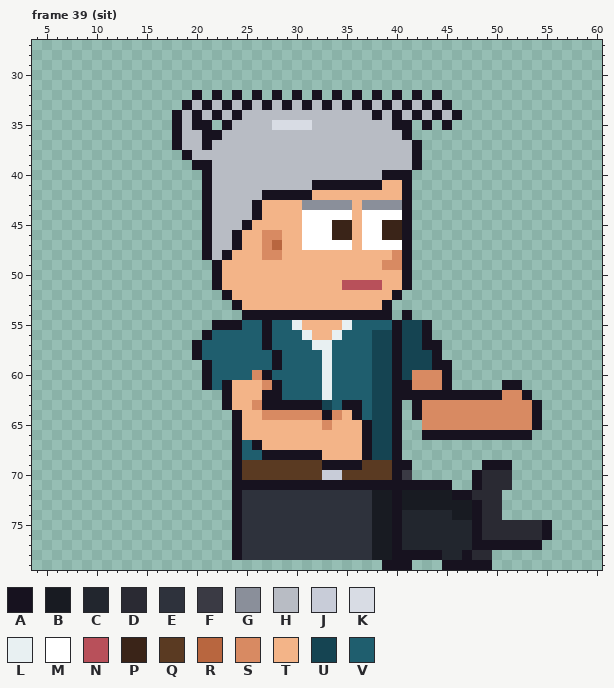
Pixel-art file -- sprites/expo/expo_tina_right_anim.aseprite. Above: the version before the commit.
64x80 pixels, 85 frames. Colours within 5 levels of each other are drawn and written as one. Shown: frame 39 (sit): x 4..60, y 27..79. The commit also changed other frames, which this record leaves out.
Visible layers, top first: "Hair", "Face", "Watch", "Near Arm", "Collar", "Belt", "Shirt", "Body", "Back Arm", "Pants", "Shoes".
Palette (. is transparent): A #17121f  B #181b22  C #22262e  D #2a2a33  E #2e323c  F #3a3a44  G #8a8f9a  H #b8bcc4  J #c8ccd8  K #d8dce4  L #e8f0f2  M #ffffff  N #b8505a  P #3a2418  Q #5a3a22  R #b8663f  S #d88a62  T #f3b488  U #154452  V #1f5e6e
Pixels before, frame 39 (sit) (only the part around the change), first column x 13:
27 ...........................................
28 ...........................................
29 ...........................................
30 ...........................................
31 ...........................................
32 .......A.A.A.A.A.A.A.A.A.A.A.A.A...........
33 ......AHAHAHAHAHAHAHAHAHAHAHAHAHA..........
34 .....AHAHAHAHHHHHHHHHHHHHAHAHAHAHA.........
35 .....AHAA.AHHHHKKKKHHHHHHHHAA.A.A..........
36 .....AHHAAHHHHHHHHHHHHHHHHHHA..............
37 .....AHHAHHHHHHHHHHHHHHHHHHHHA.............
38 ......AHHHHHHHHHHHHHHHHHHHHHHA.............
39 .......AAHHHHHHHHHHHHHHHHHHHHA.............
40 ........AHHHHHHHHHHHHHHHHHAAA..............
41 ........AHHHHHHHHHHAAAAAAATTA..............
42 ........AHHHHHAAAAATTTTTTTTTA..............
43 ........AHHHHATTTTGGGGGTGGGGA..............
44 ........AHHHHATTTTMMMMMTMMMMA..............
45 ........AHHHATTTTTMMMPPTMMPPA..............
46 ........AHHATTSSTTMMMPPTMMPPA..............
47 ........AHHATTSRTTMMMMMTMMMMA..............
48 ........AHATTTSSTTTTTTTTTTTSA..............
49 .........ATTTTTTTTTTTTTTTTSSA..............
50 .........ATTTTTTTTTTTTTTTTTTA..............
51 .........ATTTTTTTTTTTTNNNNTTA..............
52 ..........ATTTTTTTTTTTTTTTTA...............
53 ...........ATTTTTTTTTTTTTTA................
54 ............AAAAAAAAAAAAAAA.A..............
55 .........AAAVVAVVLTTTTLVVVVAUUA............
56 ........AVVVVVAVVVLTTLVVVUUAUUA............
57 .......AVVVVVVAVVVVLLVVVVUUAUUAA...........
58 .......AVVVVVVVAVVVVLVVVVUUAUUUA...........
59 ........AVVVVVVAVVVVLVVVVUUAUUUAA..........
60 ........AVVVVSAVVVVVLVVVVUUAUSSSA..........
61 ........AVATTTSAVVVVLVVVVUUAASSSA.....AA...
62 ..........ATTTAAVVVVLVVVVUUAAAAAAAAAAASSA..
63 ..........ATTSAAAAAAUVAAVUUA.ASSSSSSSSSSSA.
64 ...........ATTSSSSSSASTAVUUA.ASSSSSSSSSSSA.
65 ...........ATTTTTTTTSTTTAUUA..SSSSSSSSSSSA.
66 ...........ATTTTTTTTTTTTAUUA..AAAAAAAAAAA..
67 ...........AVATTTTTTTTTTAUUA...............
68 ...........AVVAAAAAATTTTAUUA...............
69 ...........AQQQQQQQQAAAAQQQAA.......AAA....
70 ...........AQQQQQQQQJJQQQQQAF......ADDD....
71 ...........AAAAAAAAAAAAAAAAAAAAAA..ADDD....
72 ...........AEEEEEEEEEEEEEBBABBBBBAADDD.....
After:
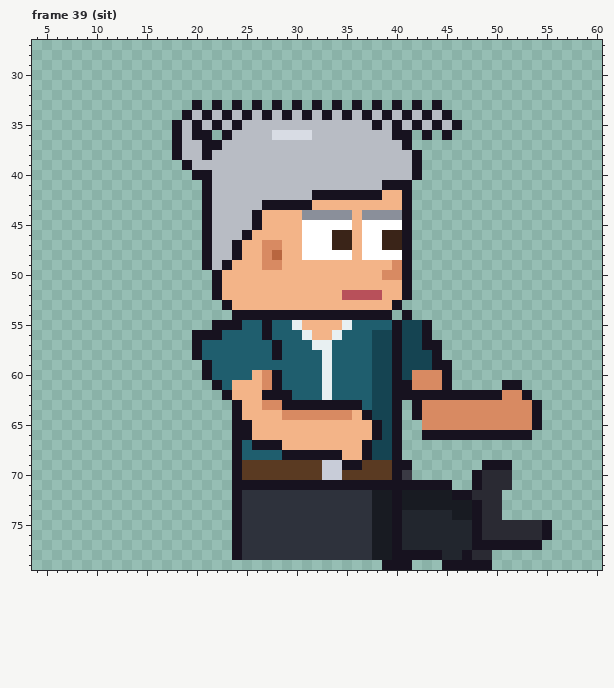
From old to new:
Frame 39 (sit):
The author put colour A in row 35 at x 22, 42, 44 and 46; in row 36 at x 43 and 45; in row 38 at x 18; in row 39 at x 19; in row 40 at x 20 and 42; in row 49 at x 21.
The author put colour A in row 52 at x 22 and 41; in row 53 at x 23 and 40; in row 54 at x 24; in row 56 at x 20.
Colour G becomes colour A in row 43 at x 31.
Colour H becomes colour A in row 33 at x 20, 22, 24, 26, 28, 30, 32, 34, 36, 38, 40, 42 and 44; in row 34 at x 19, 21, 23, 25, 27, 29, 31, 33, 35, 37, 39, 41, 43 and 45; in row 35 at x 24 and 38; in row 36 at x 20, 23 and 40; in row 37 at x 22 and 41; in row 38 at x 21.
Colour T becomes colour A in row 41 at x 39 to 40; in row 42 at x 32 to 38; in row 43 at x 27 to 30; in row 45 at x 26; in row 46 at x 25; in row 48 at x 24.
Colour T becomes colour A in row 49 at x 23; in row 63 at x 24; in rows 65 to 66 at x 25; in row 67 at x 27 to 28; in row 68 at x 33 to 34.
Colour U becomes colour A in row 63 at x 33; in rows 65 to 66 at x 38.
Colour V becomes colour A in row 56 at x 22; in row 57 at x 28; in row 60 at x 28; in row 61 at x 22; in row 62 at x 29; in row 63 at x 34.
Colour V becomes colour A in row 64 at x 37.
Colour M becomes colour G in row 44 at x 31 to 35 and 37 to 40.
Colour A becomes colour H in row 34 at x 20, 22, 24, 38, 40, 42 and 44; in row 35 at x 21, 23, 41, 43 and 45; in row 38 at x 19; in row 39 at x 20 to 21; in row 40 at x 39 to 41; in row 41 at x 32 to 38.
Colour A becomes colour H in row 42 at x 27 to 31; in row 43 at x 26; in row 45 at x 25; in row 46 at x 24; in row 48 at x 23; in row 49 at x 22.
Colour K becomes colour H in row 35 at x 28 to 31.
Colour A becomes colour J in row 69 at x 33 to 34.
Colour H becomes colour K in row 36 at x 28 to 31.
Colour P becomes colour M in row 45 at x 34 to 35 and 39 to 40.
Colour S becomes colour M in row 48 at x 40.
Colour T becomes colour M in row 48 at x 31 to 35 and 37 to 39.
Colour T becomes colour N in row 52 at x 35 to 38.
Colour M becomes colour P in row 47 at x 34 to 35 and 39 to 40.
Colour S becomes colour R in row 48 at x 28.
Colour A becomes colour S in row 60 at x 27; in row 63 at x 27 to 28; in row 64 at x 33.
Colour R becomes colour S in row 47 at x 28.
Colour T becomes colour S in row 49 at x 27 to 28; in row 50 at x 39 to 40; in row 64 at x 35.
Colour A becomes colour T in row 52 at x 23 and 40; in row 53 at x 24 and 39; in row 64 at x 36; in rows 65 to 66 at x 37.
Colour G becomes colour T in row 43 at x 32 to 35 and 37 to 40.
Colour N becomes colour T in row 51 at x 35 to 38.
Colour S becomes colour T in row 46 at x 27 to 28; in row 49 at x 39; in row 60 at x 26; in row 63 at x 26; in row 64 at x 27 to 28; in row 65 at x 33.
Colour A becomes colour V in row 57 at x 27; in row 59 at x 28; in row 61 at x 23; in row 68 at x 27 to 28.
Colour A is gone in row 32 at x 20, 22, 24, 26, 28, 30, 32, 34, 36, 38, 40, 42 and 44; in row 33 at x 19, 21, 23, 25, 27, 29, 31, 33, 35, 37, 39, 41, 43 and 45; in row 34 at x 18 and 46; in row 36 at x 22; in row 37 at x 42; in row 61 at x 21.
Colour A is gone in row 63 at x 23.
Boxes around the changes in both pictures, in picture pixels (x1, y1, x2, y2):
changed: (172, 90, 462, 470)
